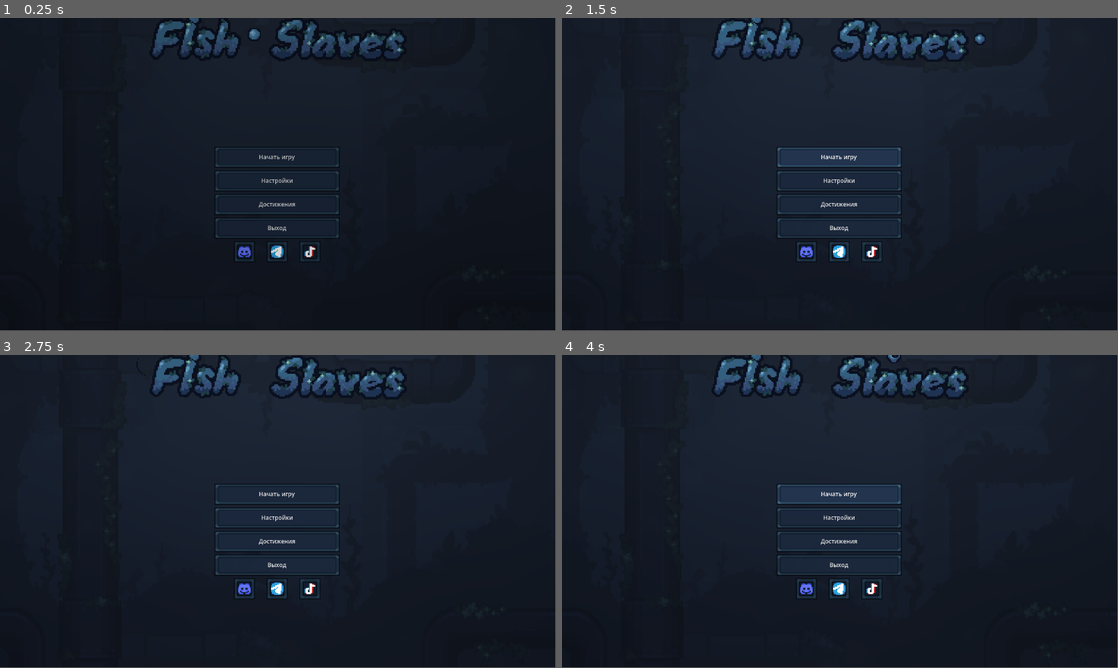
Above: before the commit, frames 1-4 (two rows, left to right).
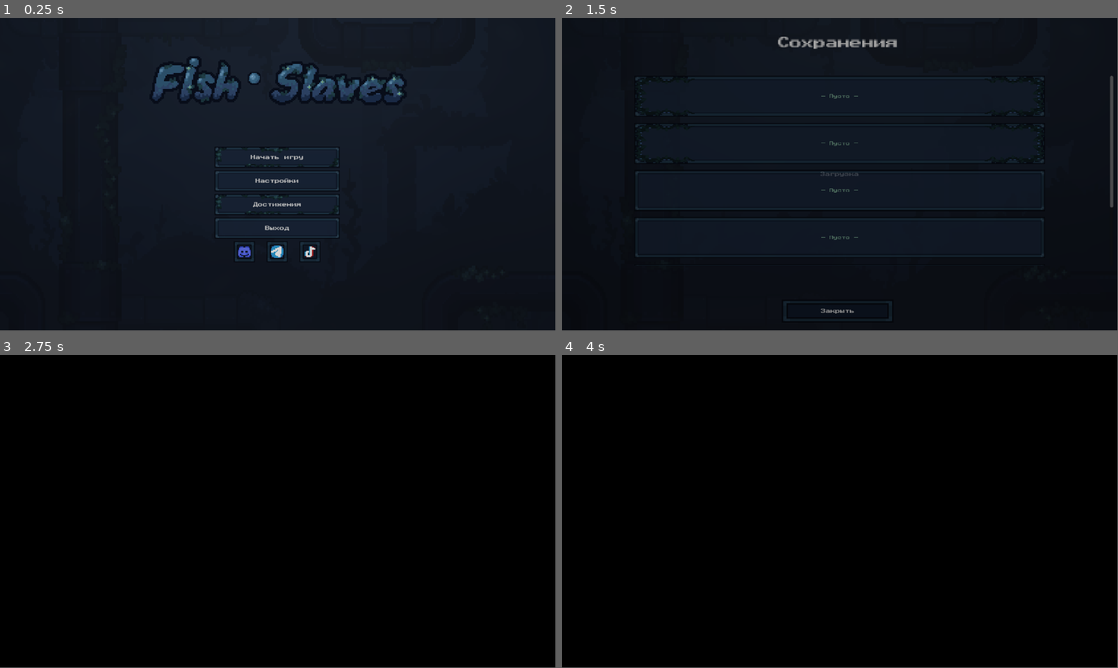
Above: after the commit, the same moments.

Repository: farisepi/fishhuyc
Game: Godot game, scene res://Fish Slaves/Base/Scenes/Menus/MainMenus/MainMenuAquarium.tscn
Two runs of this game, one before a commit and one after it. Both use one fixed random seed, a clock stepped at 60 frames per second and the inputs below. Sound files missing from this copy of the repository are replaced by a short silence.
Inputs (mouse positions are in pixels of both pictures, inside the frame that each line leads up to):
- Up to frame 1 (0.25 s): no input
- Up to frame 2 (1.5 s): click "Начать игру" at 0.5 s; click "Начать игру" at 1.25 s
- Up to frame 3 (2.75 s): click (278, 649) at 2 s, where only the run after the commit has a clickable "Закрыть"
- Up to frame 4 (4 s): click (840, 433) at 2.75 s, where only the run after the commit has a clickable "— Пусто —"; click "Начать игру" at 3.5 s

The runs differ from the first frame. In frame 1, 4.4% of the frame differs, in the area x 27-73%, y 0-70%; in frame 2, 7.6%; in frame 3, 99%; in frame 4, 99%, in the area x 0-100%, y 0-100%.
Error before the commit: Invalid access to property or key 'last_save_level' on a base object of type 'Nil'. (res://Fish)

Commit message:
loop для музыки

Diff:
--- a/Fish Slaves/Base/Scenes/Levels/Act1AquariumLevel.tscn
+++ b/Fish Slaves/Base/Scenes/Levels/Act1AquariumLevel.tscn
@@ -16,11 +16,11 @@
 [ext_resource type="StyleBox" uid="uid://deevbbukdau1k" path="res://Fish Slaves/Textures/Interface/MenuButtons/SmallMenuButtons/SmallAquariumMenuButtons/SmallAquariumMenuButtonHover.tres" id="13_fljlw"]
 [ext_resource type="Script" uid="uid://dnrp3q15e0g45" path="res://Fish Slaves/Base/Scripts/Overlay/Interface/FpsCounter.gd" id="13_yp00i"]
 [ext_resource type="Texture2D" uid="uid://bd2sngokktcdy" path="res://Fish Slaves/Textures/Effects/MainMenuButtonAttributes/ButtonAcuariumMenuSeaweed/AllButtonAcuariumMenuSeaweed/ButtonAcuariumMenuSeaweed.png" id="15_5vwn5"]
-[ext_resource type="Shader" uid="uid://cs2m8xm2kgfwq" path="res://Fish Slaves/Shaders/Act1AquariumLevelShaders/Act1LaboratoryShader.gdshader" id="19_0a6ic"]
+[ext_resource type="Shader" uid="uid://cs2m8xm2kgfwq" path="res://Fish Slaves/Base/Shaders/Act1AquariumLevelShaders/Act1LaboratoryShader.gdshader" id="19_0a6ic"]
 [ext_resource type="AudioStream" uid="uid://b08yppwyfe6qi" path="res://Fish Slaves/Sounds/Music/Act1Music/Act1AquariumMusic.mp3" id="19_whdfm"]
 [ext_resource type="Texture2D" uid="uid://brwyrfgj6g55f" path="res://Fish Slaves/Textures/Interface/KeyboardKeys/KeyboardKeysPressed/EKeyboardKeyPressed.tres" id="19_x2xif"]
-[ext_resource type="Shader" uid="uid://cxwjqp7ncp54b" path="res://Fish Slaves/Shaders/Act1AquariumLevelShaders/Act1GlassShader.gdshader" id="20_b02qe"]
-[ext_resource type="Shader" uid="uid://cngn6o7qapl32" path="res://Fish Slaves/Shaders/Act1AquariumLevelShaders/Act1AquariumShader.gdshader" id="21_5vwn5"]
+[ext_resource type="Shader" uid="uid://cxwjqp7ncp54b" path="res://Fish Slaves/Base/Shaders/Act1AquariumLevelShaders/Act1GlassShader.gdshader" id="20_b02qe"]
+[ext_resource type="Shader" uid="uid://cngn6o7qapl32" path="res://Fish Slaves/Base/Shaders/Act1AquariumLevelShaders/Act1AquariumShader.gdshader" id="21_5vwn5"]
 [ext_resource type="Texture2D" uid="uid://nc3jv6tsdyk2" path="res://Fish Slaves/Textures/Interface/In-GameInterface/HPBar/HPBar.png" id="23_pqwoh"]
 [ext_resource type="Texture2D" uid="uid://bskuoirgq3fyu" path="res://Fish Slaves/Textures/Interface/In-GameInterface/HP/HP.png" id="25_ccpdg"]
 [ext_resource type="Texture2D" uid="uid://ce3utsq8i6fdq" path="res://Fish Slaves/Textures/Interface/In-GameInterface/AirBallon/AirBallon.png" id="25_ilx6o"]
Not shown, added: Fish Slaves/Base/Scripts/Enemy/AttackEnemy.gd.uid
Not shown, added: Fish Slaves/Base/Scripts/Levels/Act1AquariumLevel.gd.uid
Not shown, added: Fish Slaves/Base/Scripts/Levels/Act1Assistant/Act1CutsceneCamera.gd.uid
Not shown, added: Fish Slaves/Base/Scripts/Levels/Act1Assistant/Act1DialogController.gd.uid
Not shown, added: Fish Slaves/Base/Scripts/Levels/Act1Assistant/Act1InteractionArea.gd.uid
Not shown, added: Fish Slaves/Base/Scripts/Levels/Act2Assistant/2ActCutsceneCamera.gd.uid
Not shown, added: Fish Slaves/Base/Scripts/Levels/Act2FactoryLevel.gd.uid
Not shown, added: Fish Slaves/Base/Scripts/Levels/Act3Assistaunt/Act3Enemy.gd.uid
Not shown, added: Fish Slaves/Base/Scripts/Levels/Act3Assistaunt/Act3GrabbableItem.gd.uid
Not shown, added: Fish Slaves/Base/Scripts/Levels/Act3Assistaunt/Act3Sniper.gd.uid
Not shown, added: Fish Slaves/Base/Scripts/Levels/Act3Assistaunt/Act3TightPassage.gd.uid
Not shown, added: Fish Slaves/Base/Scripts/Levels/Act3HallwayLevel.gd.uid
(and 33 more such lines)
